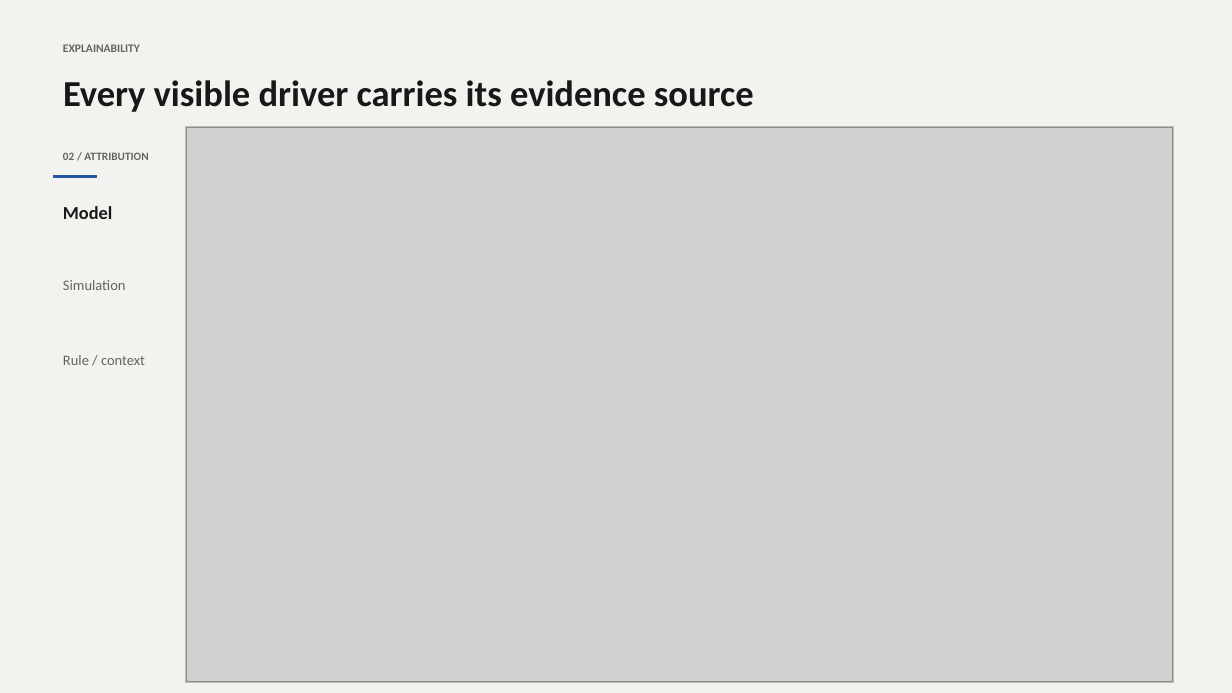
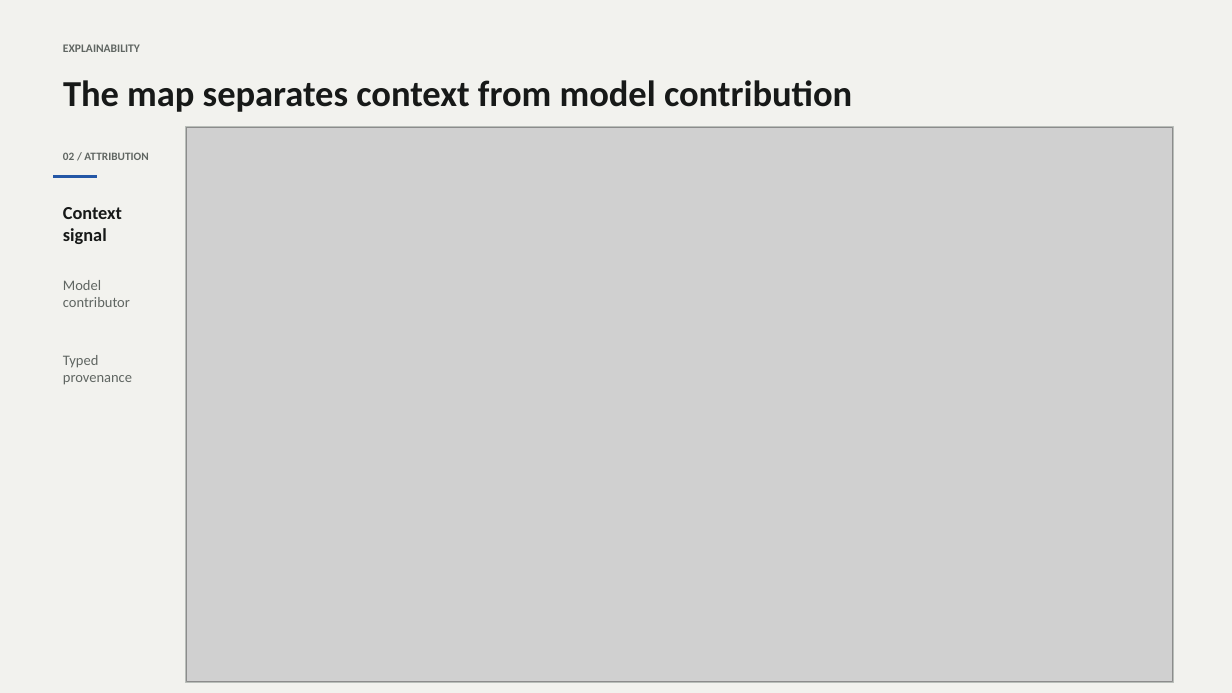
Before and after one commit to kevinmeix1/adherence-os, a slide deck: slide 5 of outputs/adherence-os-demo.pptx. Drawn at 1232x693 pixels with LibreOffice and Linux fonts; fonts in the diff are those of the drawing; grey boxes stand for pictures. Boxes give left, top, right and bottom in pixels: in the first picture for what was removed or moved away, otherwise in the second. Text is boxed around its words. In the diff, an @@ line names an element or a change of style, - is before the commit and + after.

```diff
--- a/outputs/adherence-os-demo.pptx
+++ b/outputs/adherence-os-demo.pptx
@@ text at box(63, 80, 852, 112): text changed @@
-Every visible driver carries its evidence source
+The map separates context from model contribution
@@ text at box(63, 207, 122, 244): text changed @@
-Model
+Context signal
@@ text at box(63, 280, 130, 307): text changed @@
-Simulation
+Model contributor
@@ text at box(63, 355, 132, 385): text changed @@
-Rule / context
+Typed provenance
```
Also in this commit, not shown: 6 other slides changed, 20 other files.
